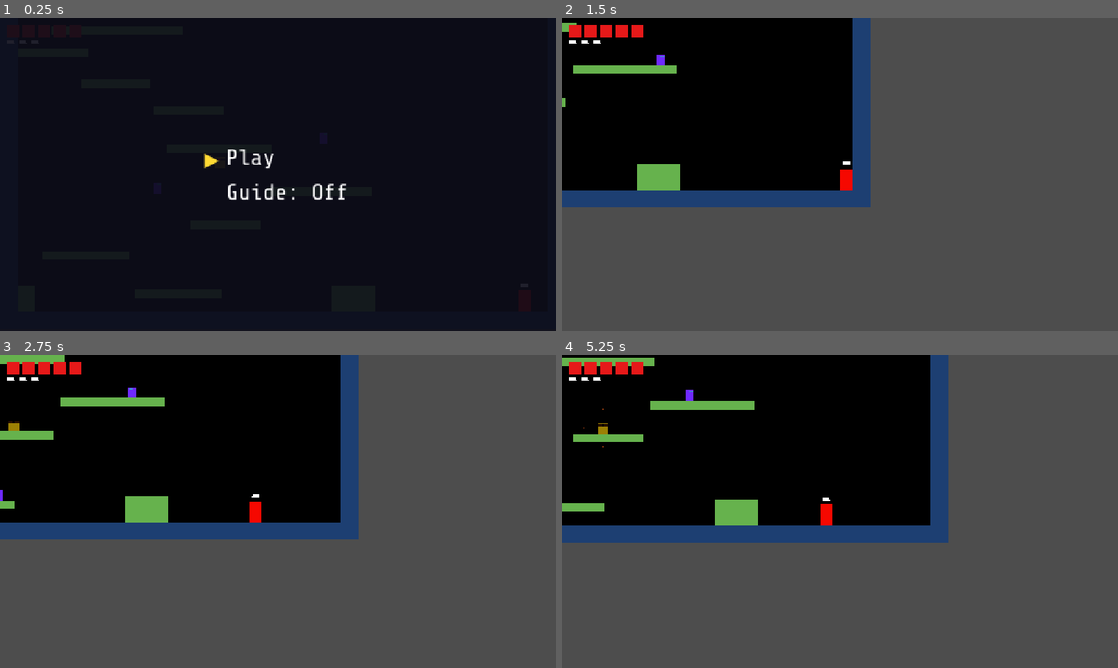
Above: before the commit, frames 1-4 (two rows, left to right).
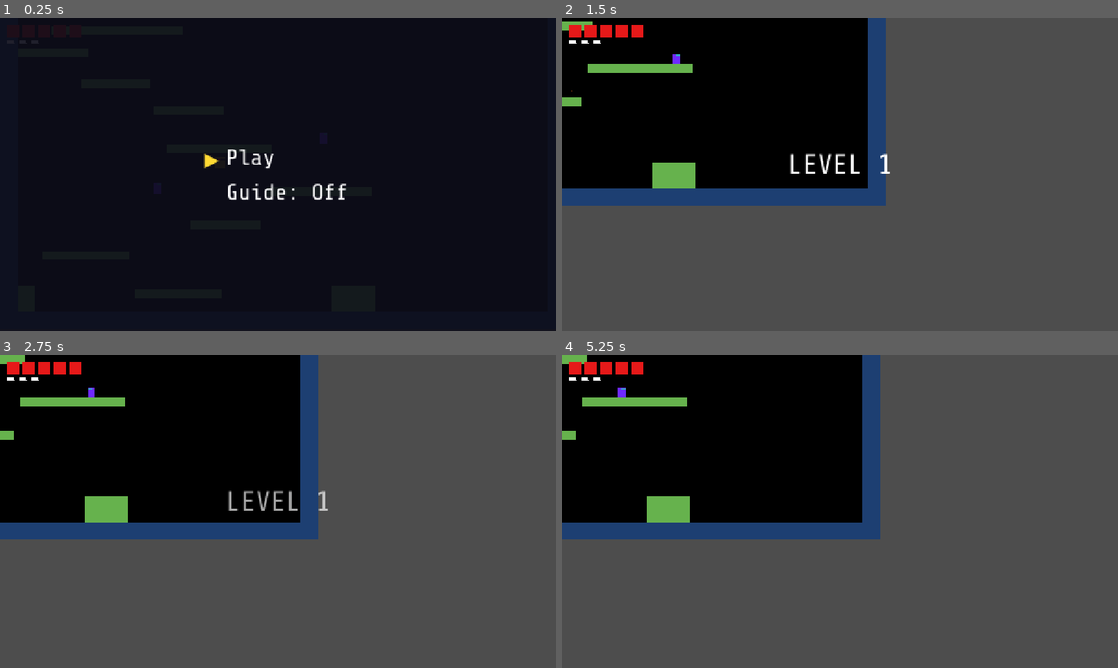
Above: after the commit, the same moments.

Repository: danngreen/fuzzy-world-2.0
Game: Godot game, scene res://scenes/main.tscn
Same seed, same stepped clock (60 frames per second), same inputs: the game is played once before the commit and once after it.
Inputs:
- Up to frame 1 (0.25 s): no input
- Up to frame 2 (1.5 s): tap Enter at 0.5 s; hold Right (move_right) from 0.53 s (still down); tap Space (jump) at 0.77 s
- Up to frame 3 (2.75 s): tap Space (jump) at 1.52 s; release Right (move_right) at 2.03 s; hold Left (move_left) from 2.03 s (still down)
- Up to frame 4 (5.25 s): release Left (move_left) at 2.78 s; hold Right (move_right) 2.78-4.28 s; tap Space (jump) at 3.02, 3.77, 4.52 s; hold Left (move_left) 4.28-5.03 s; hold Right (move_right) from 5.03 s (still down)

The runs differ from the first frame. In frame 2, 5.1% of the frame differs, in the area x 0-59%, y 0-61%; in frame 3, 8.7%; in frame 4, 13%, in the area x 0-70%, y 0-60%.

Commit message:
Add level titles between levels

Diff:
--- a/scripts/main.gd
+++ b/scripts/main.gd
@@ -3,6 +3,7 @@
 @export var start_level: PackedScene
 
 var current_level: Node
+var level_num := 0
 
 
 func _ready() -> void:
@@ -10,6 +11,11 @@
 	current_level = get_node_or_null("Level")
 	if start_level:
 		change_level(start_level)
+	# Hide player until intro is dismissed
+	var player = $Player
+	player.respawning = true
+	player.get_node("CollisionShape2D").disabled = true
+	player.get_node("Sprite").visible = false
 	_show_intro()
 
 
@@ -41,6 +47,39 @@
 	player.velocity = Vector2.ZERO
 	player.spawn_position = player.global_position
 
+	level_num += 1
+	_show_level_title()
+
+
+func _show_level_title() -> void:
+	var layer = CanvasLayer.new()
+	layer.layer = 15
+	add_child(layer)
+
+	var label = Label.new()
+	var font = load("res://assets/ShareTechMono-Regular.ttf")
+	label.text = "LEVEL " + str(level_num)
+	label.add_theme_font_override("font", font)
+	label.add_theme_font_size_override("font_size", 64)
+	label.add_theme_color_override("font_color", Color.WHITE)
+	label.horizontal_alignment = HORIZONTAL_ALIGNMENT_CENTER
+	label.position = Vector2(0, 300)
+	label.size = Vector2(1280, 80)
+	label.modulate.a = 0.0
+	layer.add_child(label)
+
+	var tween = create_tween()
+	tween.tween_property(label, "modulate:a", 1.0, 0.3)
+	tween.tween_interval(1.5)
+	tween.tween_property(label, "modulate:a", 0.0, 0.5)
+	tween.tween_callback(layer.queue_free)
+
+
+func initial_spawn() -> void:
+	var player = $Player
+	player.global_position.y = player.spawn_position.y - 25
+	player._begin_body_grow()
+
 
 func start_guide() -> void:
 	var guide = preload("res://scenes/ui/guide.tscn").instantiate()
@@ -62,4 +101,5 @@
 	player.get_node("Sprite/ColorRect").visible = true
 	player.get_node("Sprite").pivot_offset = Vector2(14, 24)
 	player._update_hud()
+	level_num = 0
 	change_level(start_level)
